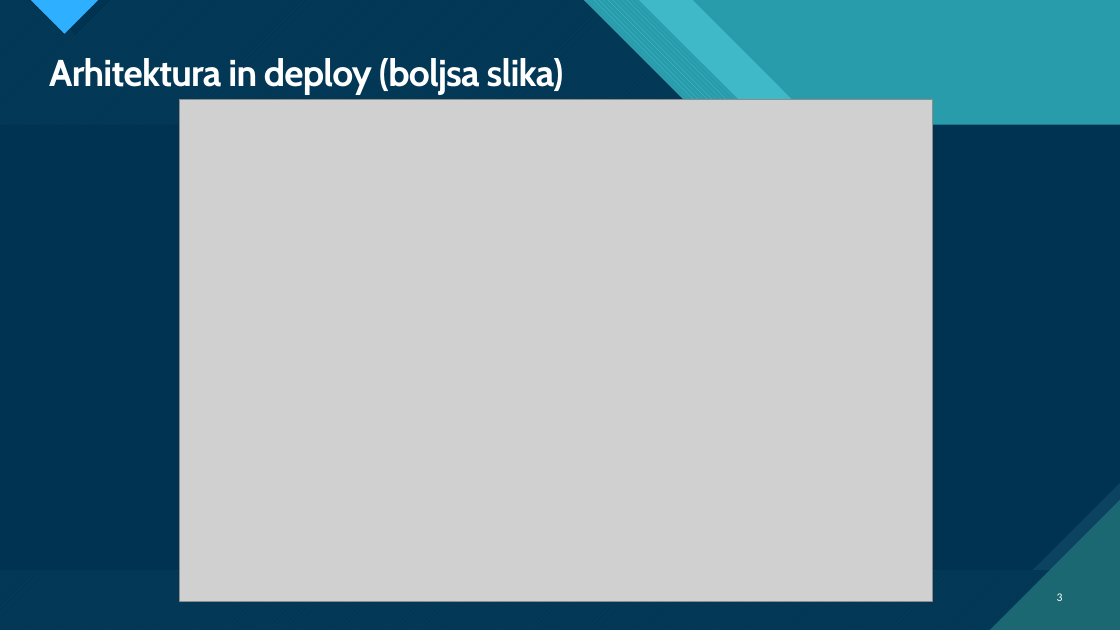
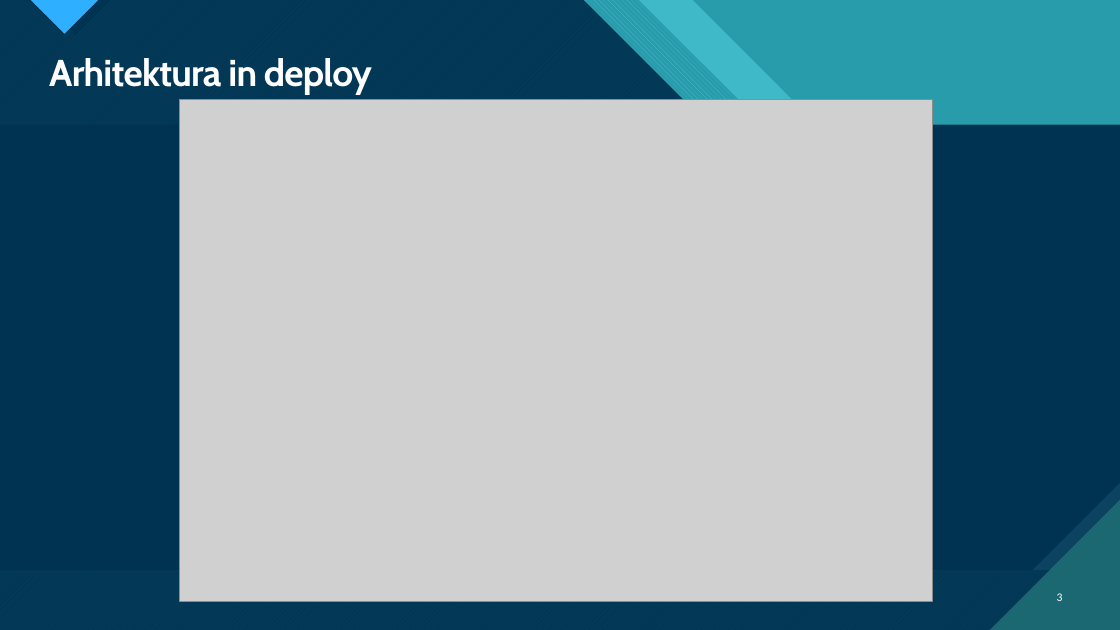
Before and after one commit to Luka-Petek/SkillBoost, a slide deck: slide 3 of skillboost/_PROMOCIJA/Predstavitev/SkillBoostPredstavitev.pptx. Drawn at 1120x630 pixels with LibreOffice and Linux fonts; fonts in the diff are those of the drawing; grey boxes stand for pictures. Boxes give left, top, right and bottom in pixels: in the first picture for what was removed or moved away, otherwise in the second. Text is boxed around its words. In the diff, an @@ line names an element or a change of style, - is before the commit and + after.

```diff
--- a/skillboost/_PROMOCIJA/Predstavitev/SkillBoostPredstavitev.pptx
+++ b/skillboost/_PROMOCIJA/Predstavitev/SkillBoostPredstavitev.pptx
@@ title at (x1=49, y1=58, x2=372, y2=94): text changed @@
-Arhitektura in deploy (boljsa slika)
+Arhitektura in deploy
```
Also in this commit, not shown: 1 slide added, 1 slide removed, 14 other files.
